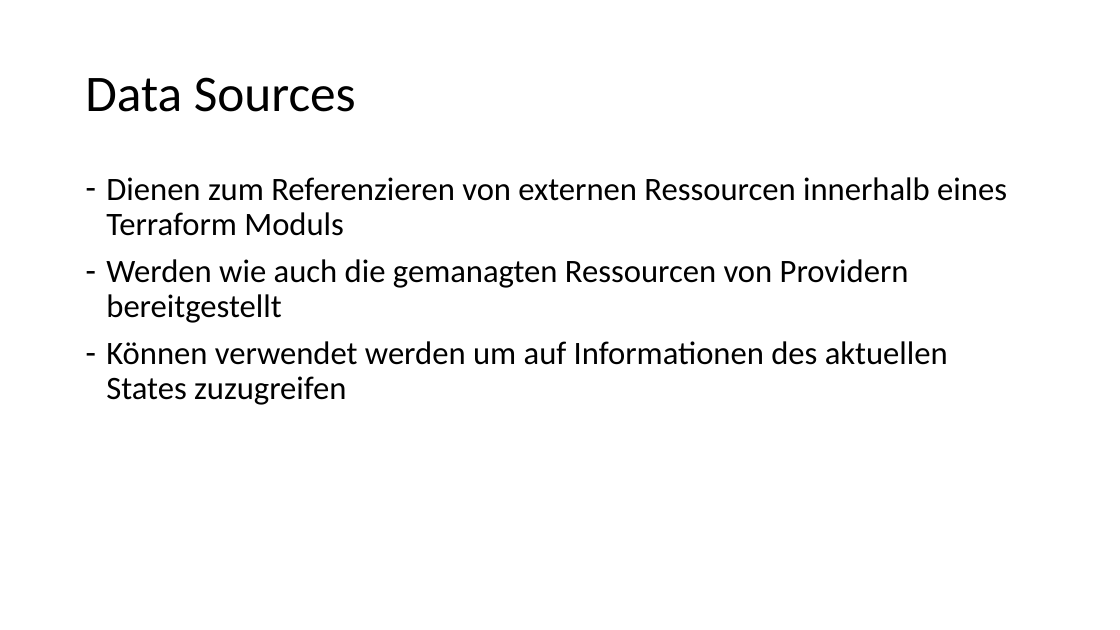
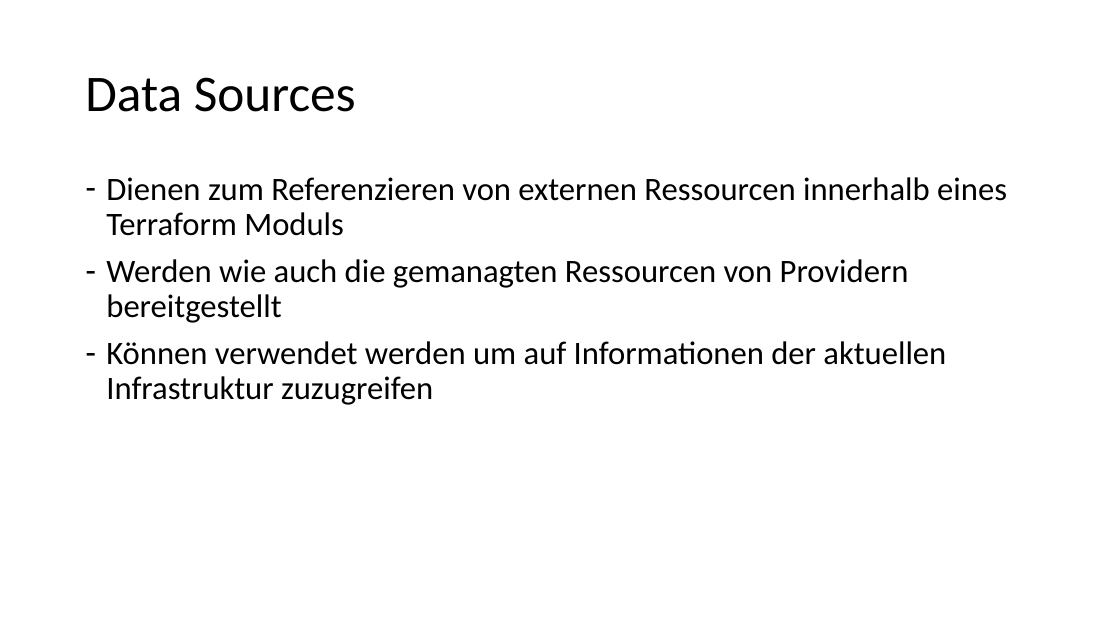
Before and after one commit to djakielski/terraform-schulung, a slide deck: slide 1 of Modul_05_DataSources/DataSources.pptx. Drawn at 1120x630 pixels with LibreOffice and Linux fonts; fonts in the diff are those of the drawing. Boxes give left, top, right and bottom in pixels: in the first picture for what was removed or moved away, otherwise in the second. Text is boxed around its words. In the diff, an @@ line names an element or a change of style, - is before the commit and + after.

```diff
--- a/Modul_05_DataSources/DataSources.pptx
+++ b/Modul_05_DataSources/DataSources.pptx
@@ text at [106,341,946,405]: text changed @@
-– Können verwendet werden um auf Informationen des aktuellen States zuzugreifen
+– Können verwendet werden um auf Informationen der aktuellen Infrastruktur zuzugreifen
```
Also in this commit, not shown: 1 other slide changed, 1 other file.
